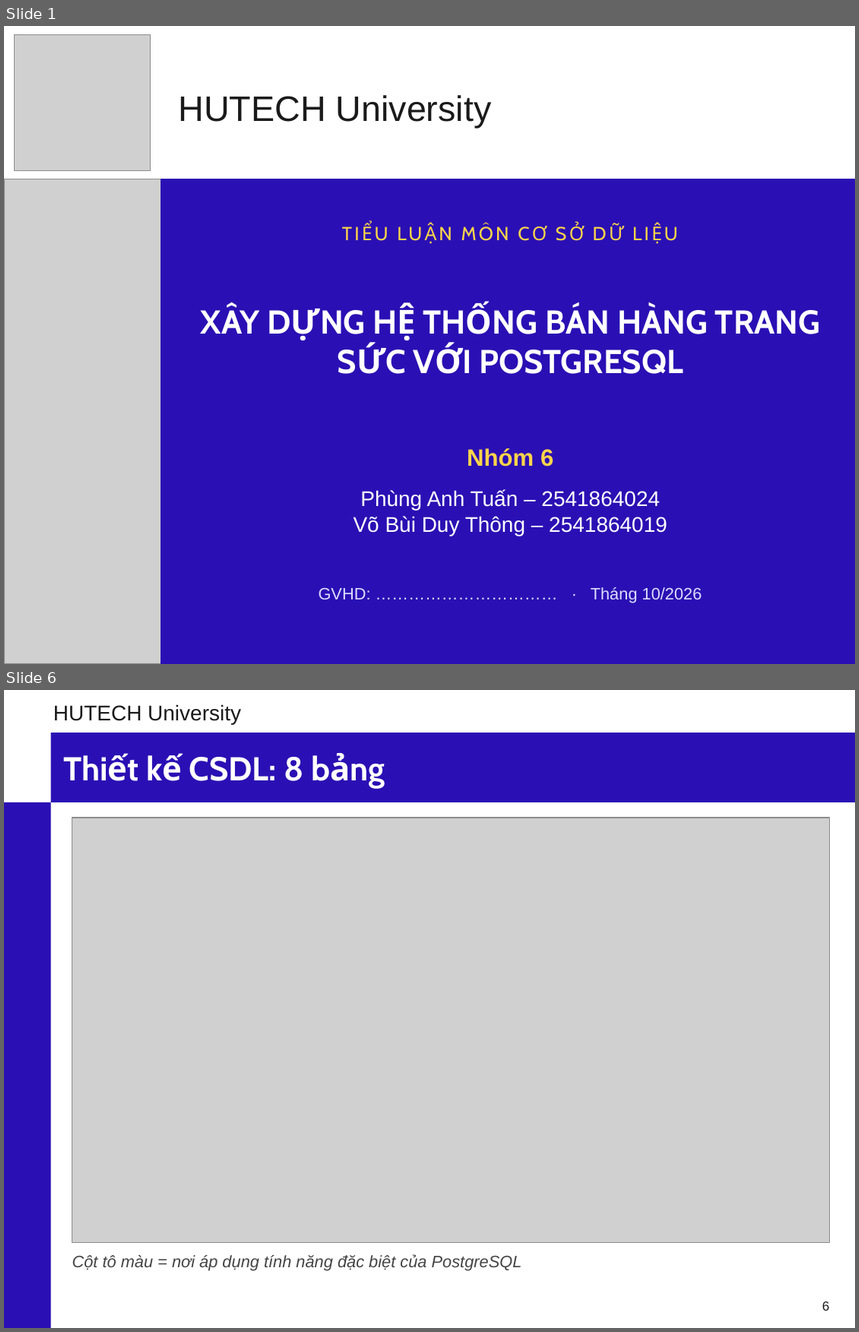
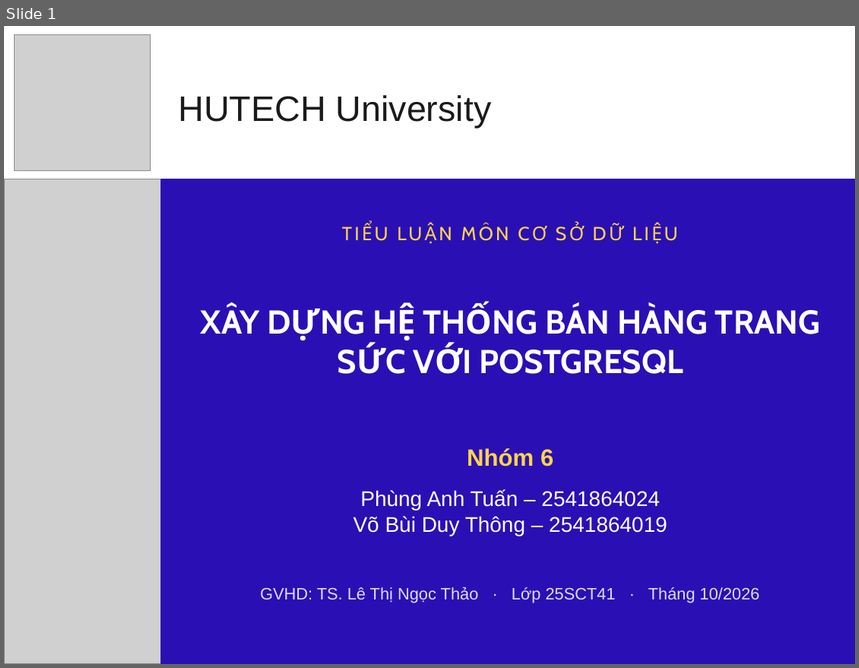
Before and after one commit to phunganhtuan123/master-csdl, a slide deck: docs/Slide_CSDL_Nhom6_PostgreSQL.pptx. Shown one above the other, each under a label of ours: slides 1 and 6 before the commit, slide 1 after it; the slides between them are not shown. The pictures are 859x1332 and 859x668 pixels, drawn with LibreOffice and Linux fonts; fonts in the diff are those of the drawing; grey boxes stand for pictures; background and template pictures are left out. Boxes give left, top, right and bottom in pixels: in the first picture for what was removed or moved away, otherwise in the second. Text is boxed around its words. In the diff, an @@ line names an element or a change of style, - is before the commit and + after.

```diff
--- a/docs/Slide_CSDL_Nhom6_PostgreSQL.pptx
+++ b/docs/Slide_CSDL_Nhom6_PostgreSQL.pptx
@@ slide 6 removed at [4, 690, 855, 1328], background #FFFFFF @@
@@ text removed at [53, 704, 241, 724] @@
-HUTECH University
@@ rectangle removed at [51, 733, 855, 802] @@
@@ title removed at [189, 757, 303, 781] @@
-Thiết kế CSDL: 8 bảng
@@ rectangle removed at [4, 802, 51, 1328] @@
@@ picture removed at [72, 818, 829, 1243] @@
@@ text removed at [72, 1255, 522, 1271] @@
-Cột tô màu = nơi áp dụng tính năng đặc biệt của PostgreSQL
@@ page number removed at [823, 1302, 830, 1311] @@
-6
@@ slide 1 changed as well @@
@@ text at [260, 587, 760, 604]: text changed @@
-GVHD: …………………………… · Tháng 10/2026
+GVHD: TS. Lê Thị Ngọc Thảo · Lớp 25SCT41 · Tháng 10/2026
```
Also in this commit, not shown: 15 other slides changed, 1 slide added, 43 other files.
